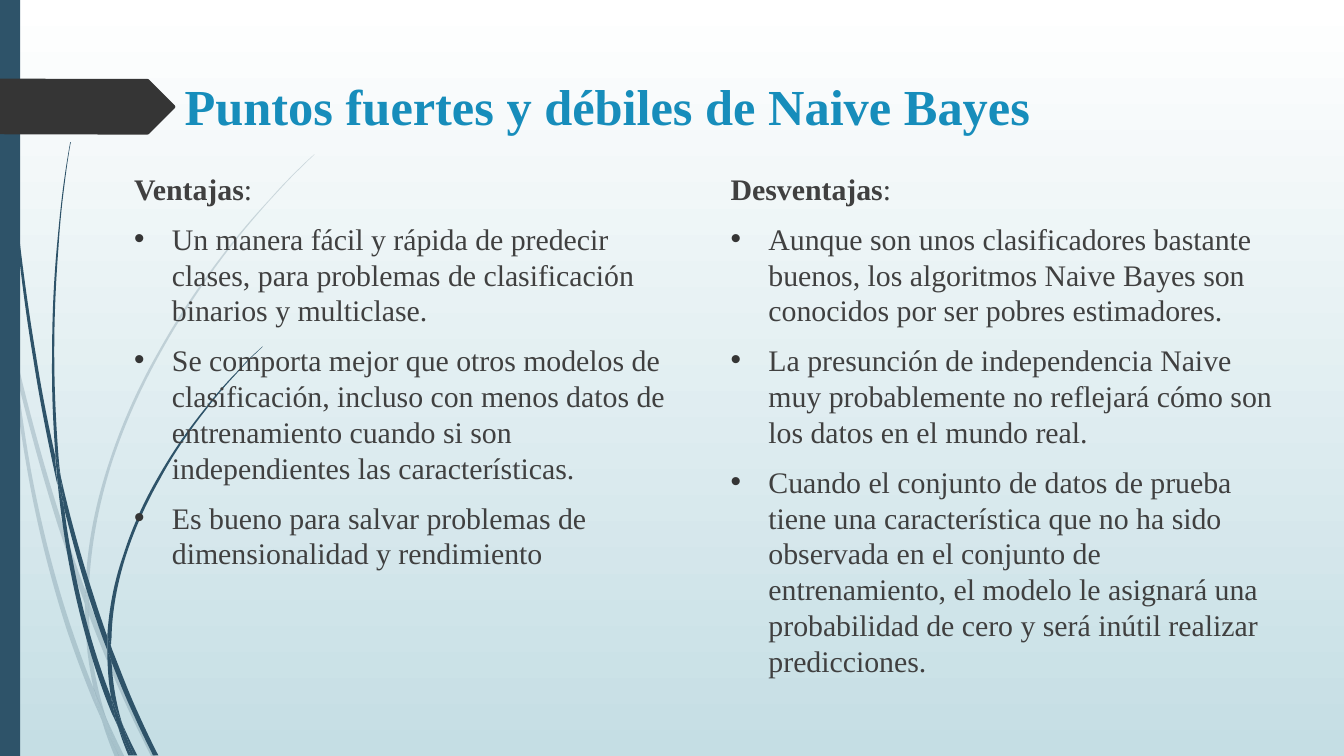
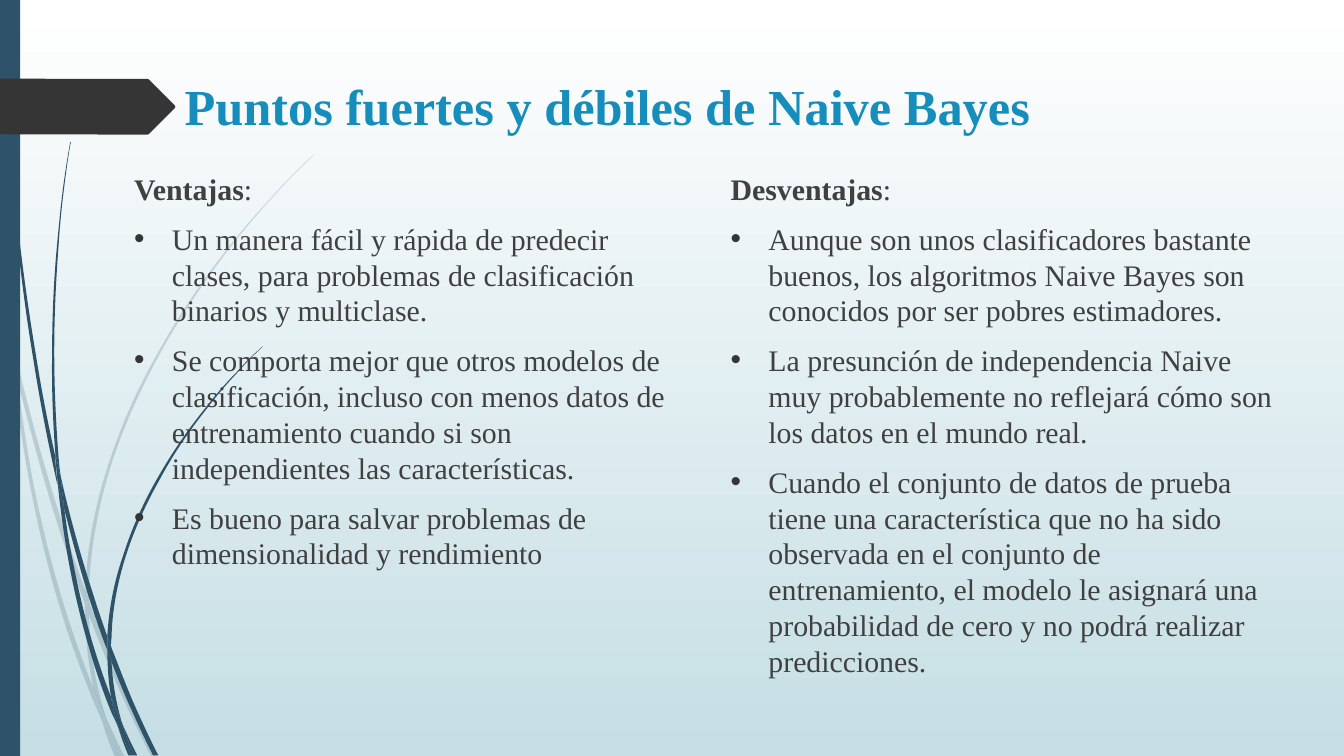
Before and after one commit to DiploDatos/AprendizajeSupervisado, a slide deck: slide 33 of Teórico/Aprendizaje Supervisado - Clase I.ppsx. Drawn at 1344x756 pixels with LibreOffice and Linux fonts; fonts in the diff are those of the drawing. Boxes give left, top, right and bottom in pixels: in the first picture for what was removed or moved away, otherwise in the second. Text is boxed around its words. In the diff, an @@ line names an element or a change of style, - is before the commit and + after.

```diff
--- a/Teórico/Aprendizaje Supervisado - Clase I.ppsx
+++ b/Teórico/Aprendizaje Supervisado - Clase I.ppsx
@@ text at (768, 472, 1258, 678): text changed @@
-• Cuando el conjunto de datos de prueba tiene una característica que no ha sido observada en el conjunto de entrenamiento, el modelo le asignará una probabilidad de cero y será inútil realizar predicciones.
+• Cuando el conjunto de datos de prueba tiene una característica que no ha sido observada en el conjunto de entrenamiento, el modelo le asignará una probabilidad de cero y no podrá realizar predicciones.
```
Also in this commit, not shown: 14 other slides changed.
